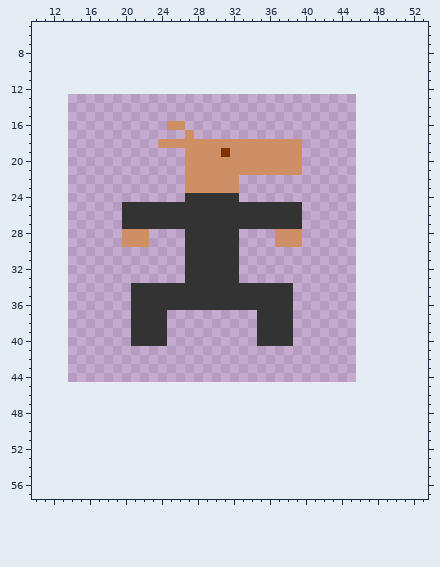
Two states of a pixel-art sprite, Assets/Sprites/Alien/alien_soldier.png. This is how it looked before the edit.
The file is 32x32 pixels. Pixels under 10% opacity are left out. Colours within 5 levels of each other are drawn and written as one. Shown: x 10..53, y 5..57. The old version is drawn lined up with the new one, on the new canvas.
And afterwards:
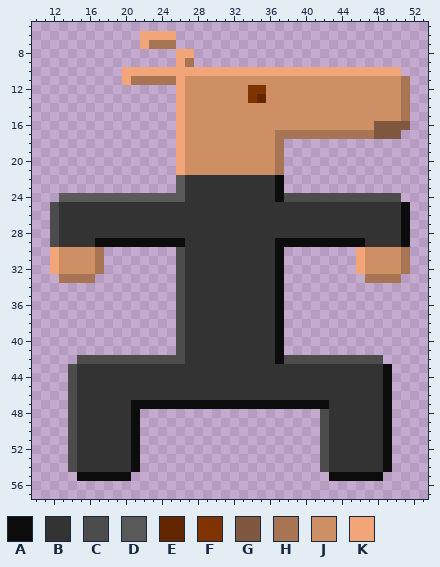
Palette (. is transparent): A #0c0c0c  B #333333  C #4c4c4c  D #595959  E #632700  F #7f3300  G #7f583f  H #a87554  J #ce8f65  K #f2a579
Difference:
canvas 32x32 -> 64x64, the old top-left corner now at 14,13
@@ x 10..53 @@
  5 ............................................
- 6 ............................................
- 7 ............................................
- 8 ............................................
- 9 ............................................
-10 ............................................
-11 ............................................
-12 ............................................
-13 ............................................
-14 ............................................
-15 ............................................
-16 ...............JJ...........................
-17 .................J..........................
-18 ..............JJJJJJJJJJJJJJJJ..............
-19 .................JJJJFJJJJJJJJ..............
-20 .................JJJJJJJJJJJJJ..............
-21 .................JJJJJJJJJJJJJ..............
-22 .................JJJJJJ.....................
-23 .................JJJJJJ.....................
-24 .................BBBBBB.....................
-25 ..........BBBBBBBBBBBBBBBBBBBB..............
-26 ..........BBBBBBBBBBBBBBBBBBBB..............
-27 ..........BBBBBBBBBBBBBBBBBBBB..............
-28 ..........JJJ....BBBBBB....JJJ..............
-29 ..........JJJ....BBBBBB....JJJ..............
-30 .................BBBBBB.....................
-31 .................BBBBBB.....................
-32 .................BBBBBB.....................
-33 .................BBBBBB.....................
-34 ...........BBBBBBBBBBBBBBBBBB...............
-35 ...........BBBBBBBBBBBBBBBBBB...............
-36 ...........BBBBBBBBBBBBBBBBBB...............
-37 ...........BBBB..........BBBB...............
-38 ...........BBBB..........BBBB...............
-39 ...........BBBB..........BBBB...............
-40 ...........BBBB..........BBBB...............
-41 ............................................
-42 ............................................
-43 ............................................
-44 ............................................
-45 ............................................
-46 ............................................
-47 ............................................
-48 ............................................
-49 ............................................
-50 ............................................
-51 ............................................
-52 ............................................
-53 ............................................
-54 ............................................
-55 ............................................
+ 6 ............KKKK............................
+ 7 ............KHHH............................
+ 8 ................KK..........................
+ 9 ................KH..........................
+10 ..........KKKKKKKKKKKKKKKKKKKKKKKKKKKKKKK...
+11 ..........KHHHHHKJJJJJJJJJJJJJJJJJJJJJJJJH..
+12 ................KJJJJJJJFFJJJJJJJJJJJJJJJH..
+13 ................KJJJJJJJFEJJJJJJJJJJJJJJJH..
+14 ................KJJJJJJJJJJJJJJJJJJJJJJJJH..
+15 ................KJJJJJJJJJJJJJJJJJJJJJJJJH..
+16 ................KJJJJJJJJJJJJJJJJJJJJJGGGG..
+17 ................KJJJJJJJJJJHHHHHHHHHHHGGG...
+18 ................KJJJJJJJJJJH................
+19 ................KJJJJJJJJJJH................
+20 ................KJJJJJJJJJJH................
+21 ................KJJJJJJJJJJH................
+22 ................DBBBBBBBBBBA................
+23 ................DBBBBBBBBBBA................
+24 ...DDDDDDDDDDDDDDBBBBBBBBBBACCCCCCCCCCCCC...
+25 ..CBBBBBBBBBBBBBBBBBBBBBBBBBBBBBBBBBBBBBBA..
+26 ..CBBBBBBBBBBBBBBBBBBBBBBBBBBBBBBBBBBBBBBA..
+27 ..CBBBBBBBBBBBBBBBBBBBBBBBBBBBBBBBBBBBBBBA..
+28 ..CBBBBBBBBBBBBBBBBBBBBBBBBBBBBBBBBBBBBBBA..
+29 ..CBBBBAAAAAAAAAABBBBBBBBBBAAAAAAAAAABBBBA..
+30 ..KJJJJH........CBBBBBBBBBBA........KJJJJH..
+31 ..KJJJJH........CBBBBBBBBBBA........KJJJJH..
+32 ..KJJJJH........CBBBBBBBBBBA........KJJJJH..
+33 ...HHHH.........CBBBBBBBBBBA.........HHHH...
+34 ................CBBBBBBBBBBA................
+35 ................CBBBBBBBBBBA................
+36 ................CBBBBBBBBBBA................
+37 ................CBBBBBBBBBBA................
+38 ................CBBBBBBBBBBA................
+39 ................CBBBBBBBBBBA................
+40 ................CBBBBBBBBBBA................
+41 ................CBBBBBBBBBBA................
+42 .....CCCCCCCCCCCCBBBBBBBBBBACCCCCCCCCCC.....
+43 ....CBBBBBBBBBBBBBBBBBBBBBBBBBBBBBBBBBBA....
+44 ....CBBBBBBBBBBBBBBBBBBBBBBBBBBBBBBBBBBA....
+45 ....CBBBBBBBBBBBBBBBBBBBBBBBBBBBBBBBBBBA....
+46 ....CBBBBBBBBBBBBBBBBBBBBBBBBBBBBBBBBBBA....
+47 ....CBBBBBBAAAAAAAAAAAAAAAAAAAAAABBBBBBA....
+48 ....CBBBBBBA....................CBBBBBBA....
+49 ....CBBBBBBA....................CBBBBBBA....
+50 ....CBBBBBBA....................CBBBBBBA....
+51 ....CBBBBBBA....................CBBBBBBA....
+52 ....CBBBBBBA....................CBBBBBBA....
+53 ....CBBBBBBA....................CBBBBBBA....
+54 ....CBBBBBBA....................CBBBBBBA....
+55 .....AAAAAA......................AAAAAA.....
 56 ............................................
